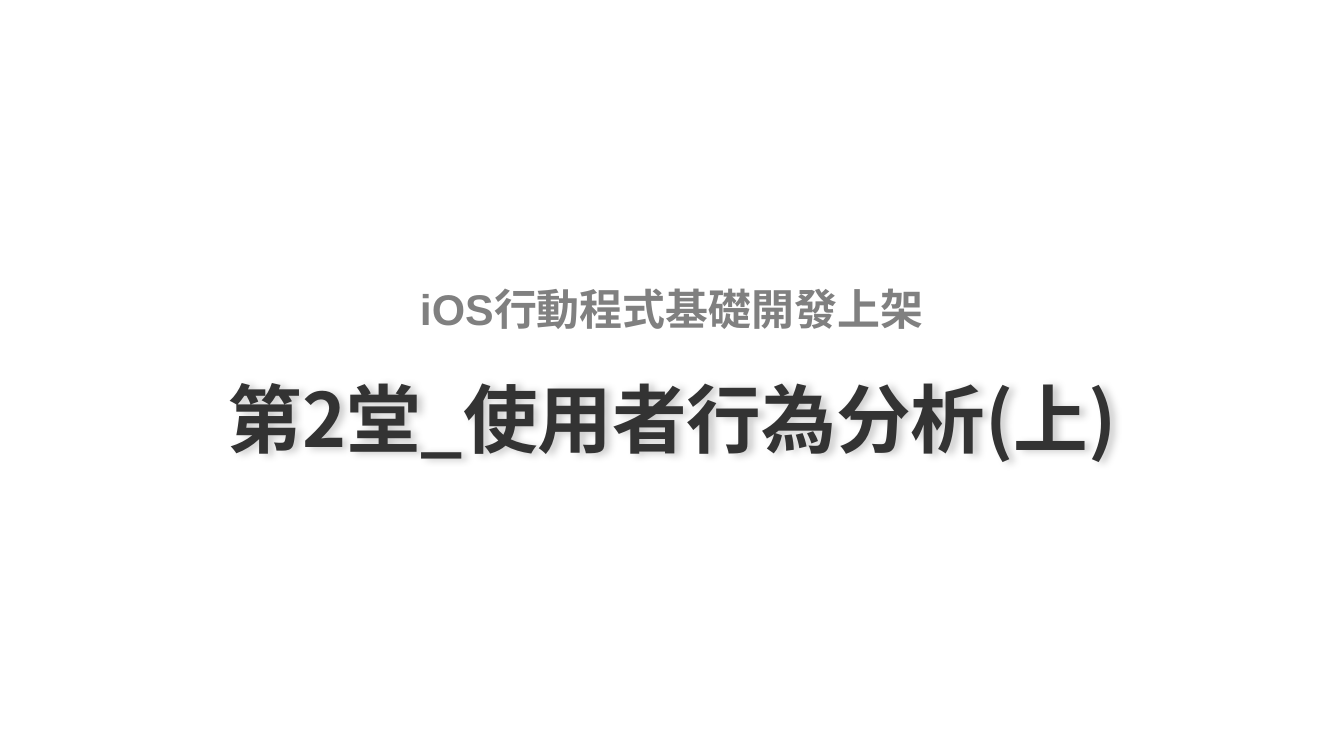
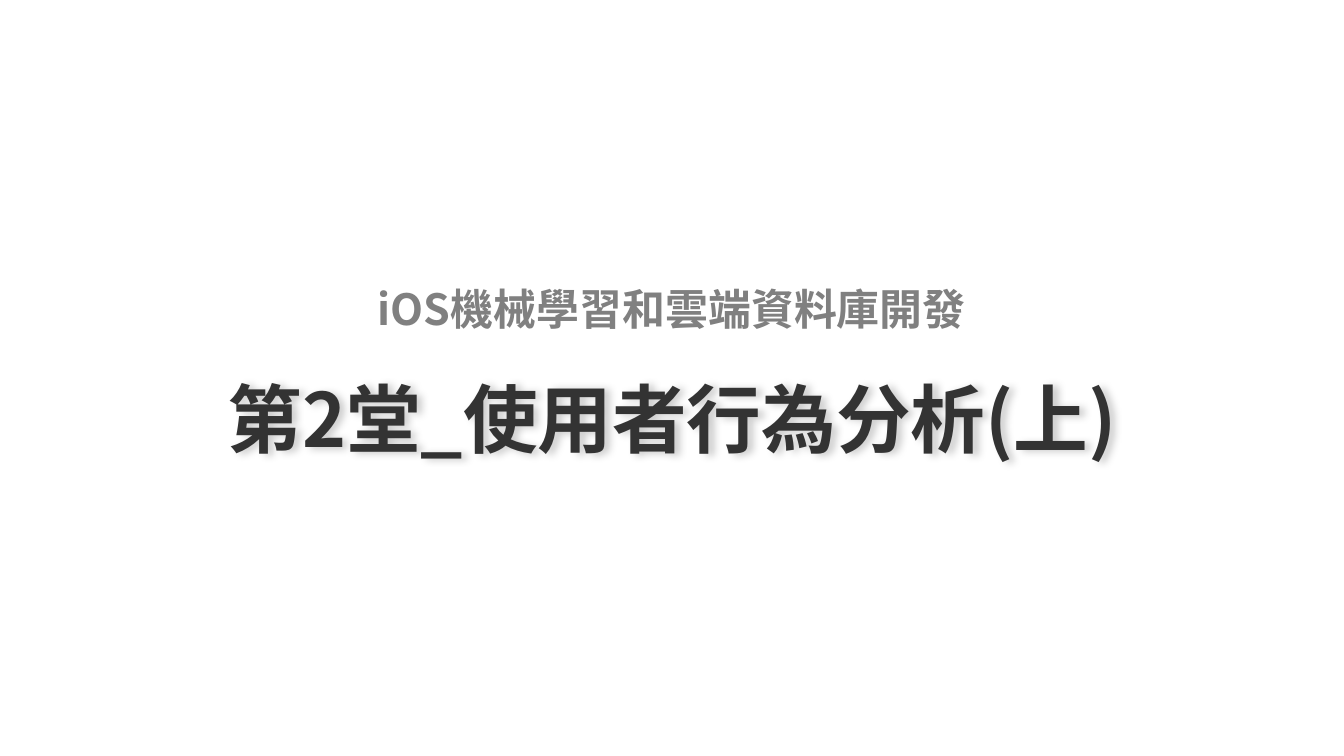
Before and after one commit to roberthsu2003/Iphone2, a slide deck: slide 1 of 第2堂_使用者行為分析(上)/第2堂_使用者行為分析.pptx. Drawn at 1344x756 pixels with LibreOffice and Linux fonts; fonts in the diff are those of the drawing; background and template pictures are left out. Boxes give left, top, right and bottom in pixels: in the first picture for what was removed or moved away, otherwise in the second. Text is boxed around its words. In the diff, an @@ line names an element or a change of style, - is before the commit and + after.

```diff
--- a/第2堂_使用者行為分析(上)/第2堂_使用者行為分析.pptx
+++ b/第2堂_使用者行為分析(上)/第2堂_使用者行為分析.pptx
@@ text at box(377, 288, 965, 329): text changed; font Arial to Noto Sans CJK SC @@
-iOS行動程式基礎開發上架
+iOS機械學習和雲端資料庫開發
```
Also in this commit, not shown: 18 other files.
